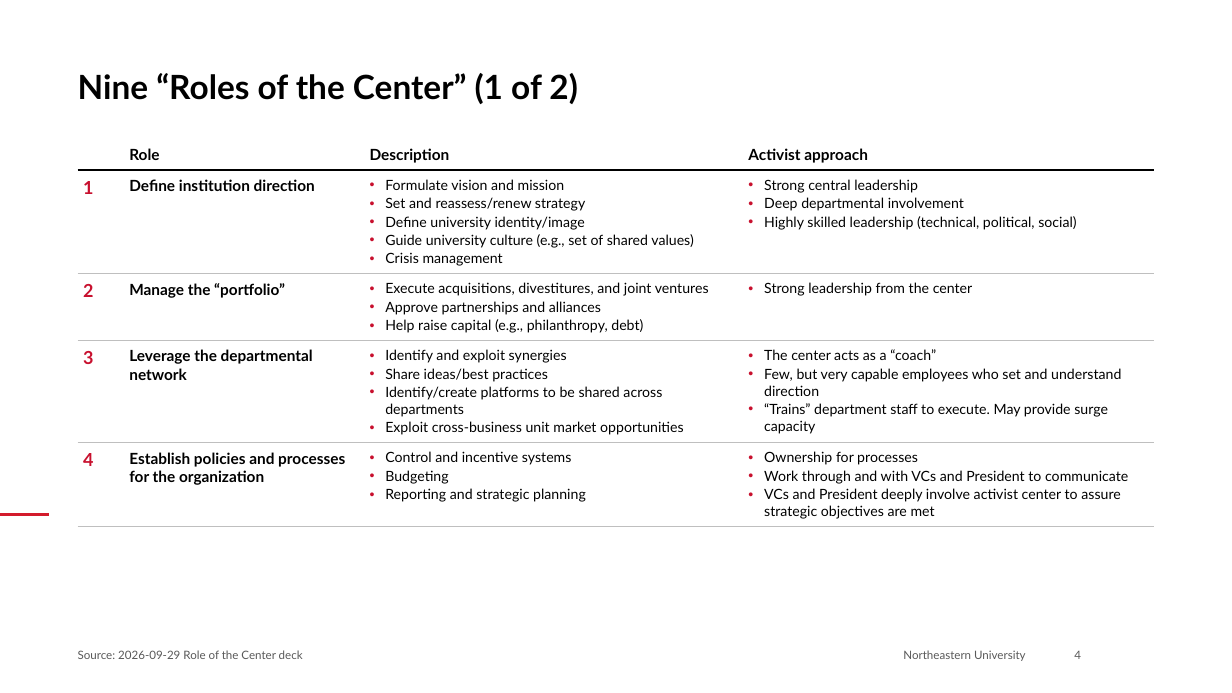
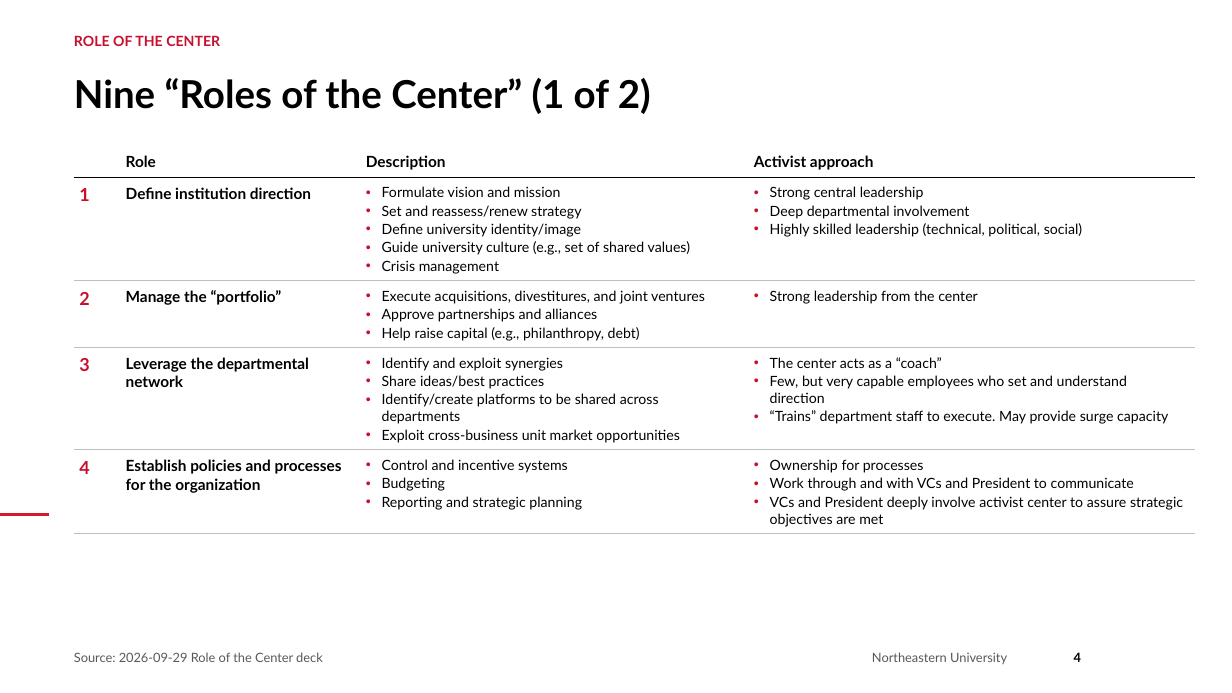
Before and after one commit to brettcsweet/Tonys-repo, a slide deck: slide 4 of 2026-09-29_Role_of_the_Center_Northeastern.pptx. Drawn at 1232x693 pixels with LibreOffice and Linux fonts; fonts in the diff are those of the drawing; background and template pictures are left out. Boxes give left, top, right and bottom in pixels: in the first picture for what was removed or moved away, otherwise in the second. Text is boxed around its words. In the diff, an @@ line names an element or a change of style, - is before the commit and + after.

```diff
--- a/2026-09-29_Role_of_the_Center_Northeastern.pptx
+++ b/2026-09-29_Role_of_the_Center_Northeastern.pptx
@@ text "Nine “Roles of the Center” ..." at (74, 78, 651, 114): size 26 to 30 pt @@
@@ text added at (74, 35, 220, 46), 11 pt, text #C8102E, bold @@
+ROLE OF THE CENTER
@@ table at (74, 139, 1195, 531) @@
@@ borders changed @@
@@ table: place and size @@
-table at (78, 129, 1154, 524)
+table at (74, 139, 1195, 531)
@@ text "Source: 2026-09-29 Role of the ..." at (74, 652, 323, 662): size 9 to 10 pt @@
@@ text "Northeastern University" at (872, 652, 1007, 664): size 9 to 10 pt @@
@@ text "Northeastern University": place and size @@
-text "Northeastern University" at (903, 650, 1026, 661)
+text "Northeastern University" at (872, 652, 1007, 664)
@@ page number at (1074, 652, 1081, 662): size 9 to 10 pt, text colour #595959 to #000000, bold on @@
```
Also in this commit, not shown: 8 other slides changed, 3 slides added.
